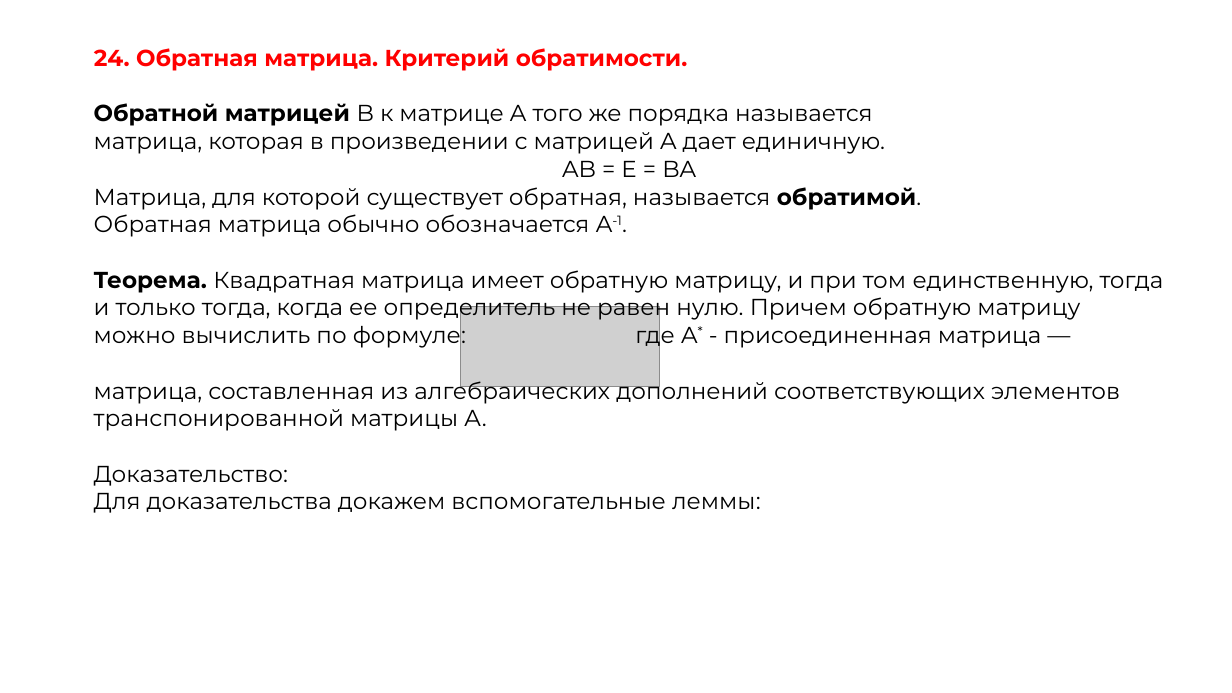
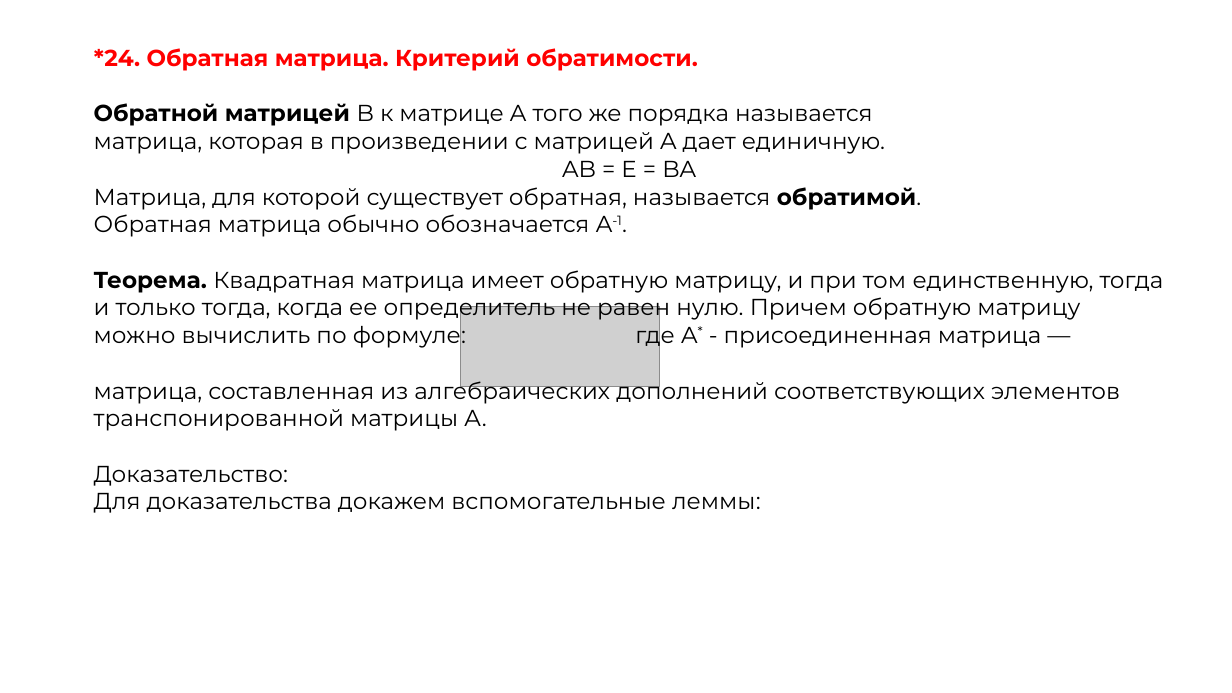
Before and after one commit to OneTwoZzzPlus/ITMO.STUDY, a slide deck: slide 41 of MATH/colloquium.pptx. Drawn at 1232x693 pixels with LibreOffice and Linux fonts; fonts in the diff are those of the drawing; grey boxes stand for pictures. Boxes give left, top, right and bottom in pixels: in the first picture for what was removed or moved away, otherwise in the second. Text is boxed around its words. In the diff, an @@ line names an element or a change of style, - is before the commit and + after.

```diff
--- a/MATH/colloquium.pptx
+++ b/MATH/colloquium.pptx
@@ title at bbox=[94, 48, 698, 71]: text changed @@
-24. Обратная матрица. Критерий обратимости.
+*24. Обратная матрица. Критерий обратимости.
```
Also in this commit, not shown: 15 other slides changed, 18 other files.
